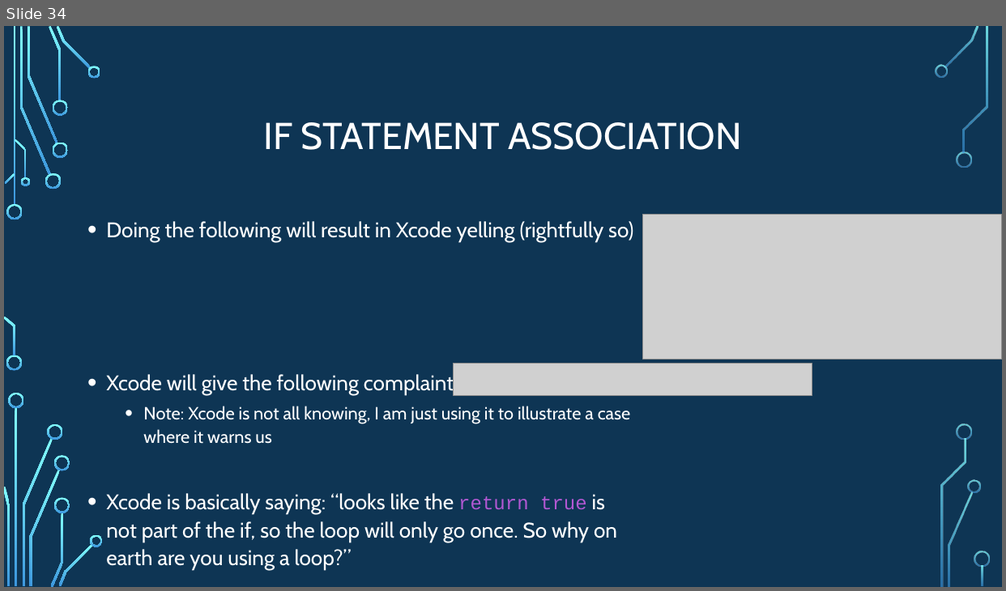
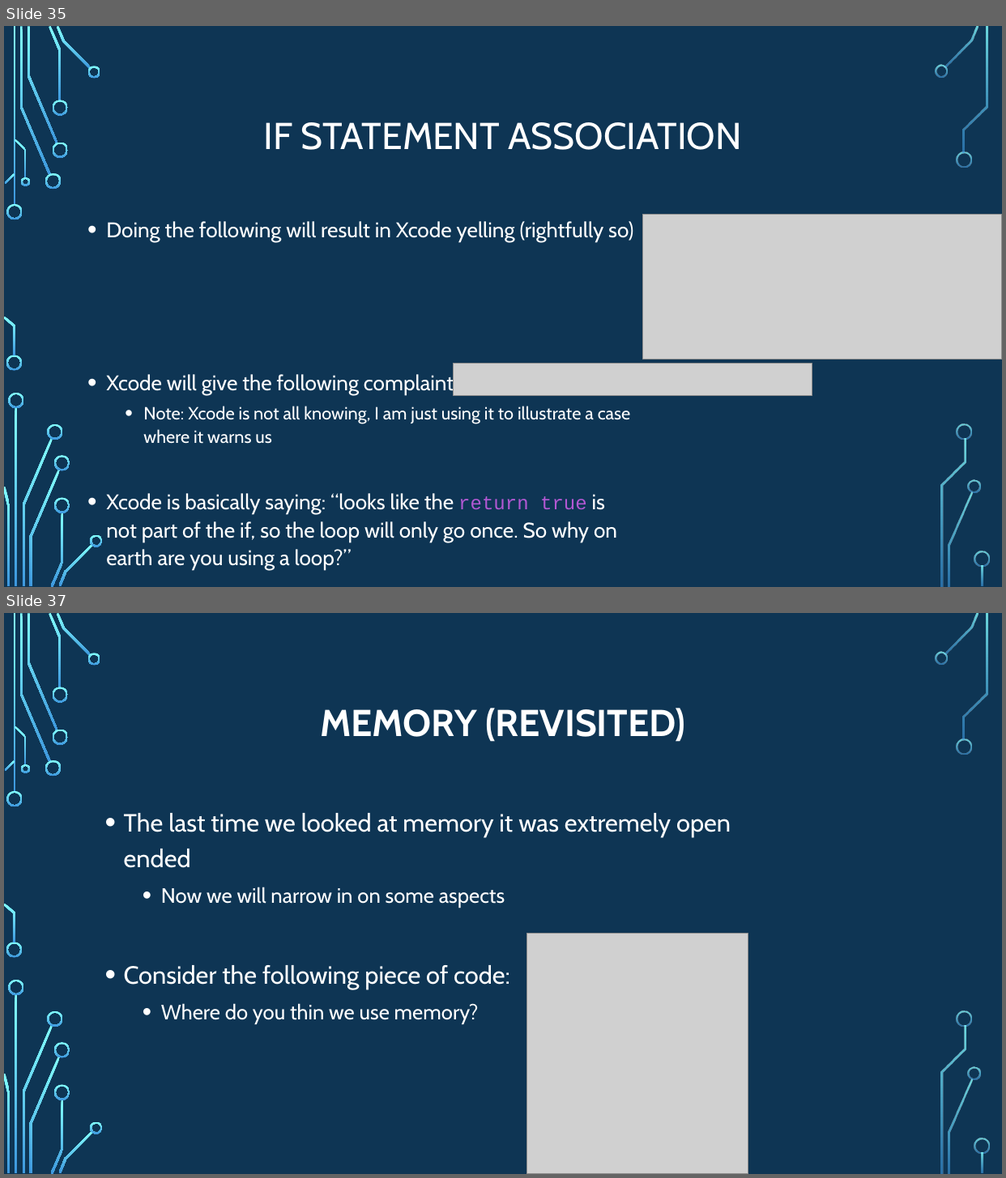
Before and after one commit to psypdt/ZIS_C-_Summer_Course_2019, a slide deck: Day_4/Day_4.pptx. Shown one above the other, each under a label of ours: slide 34 before the commit, slides 35 and 37 after it; the slides between them are not shown. The pictures are 1006x591 and 1006x1178 pixels, drawn with LibreOffice and Linux fonts; fonts in the diff are those of the drawing; grey boxes stand for pictures; background and template pictures are left out. Boxes give left, top, right and bottom in pixels: in the first picture for what was removed or moved away, otherwise in the second. Text is boxed around its words. In the diff, an @@ line names an element or a change of style, - is before the commit and + after.

```diff
--- a/Day_4/Day_4.pptx
+++ b/Day_4/Day_4.pptx
@@ slide 37 added at (4,613,1002,1174), background picture (left out); not listed: 36 template elements that a slide beside it also shows @@
@@ title added at (320,708,685,742), 36 pt, text #FFFFFF, bold @@
+MEMORY (REVISITED)
@@ text added at (124,813,731,1024), 24 pt, text #FFFFFF @@
+• The last time we looked at memory it was extremely open ended
+  • Now we will narrow in on some aspects
+• Consider the following piece of code:
+  • Where do you thin we use memory?
@@ picture added at (526,934,748,1174) @@
@@ what was slide 34 is now slide 35 @@
```
Also in this commit, not shown: 1 slide changed, 13 other slides added.
